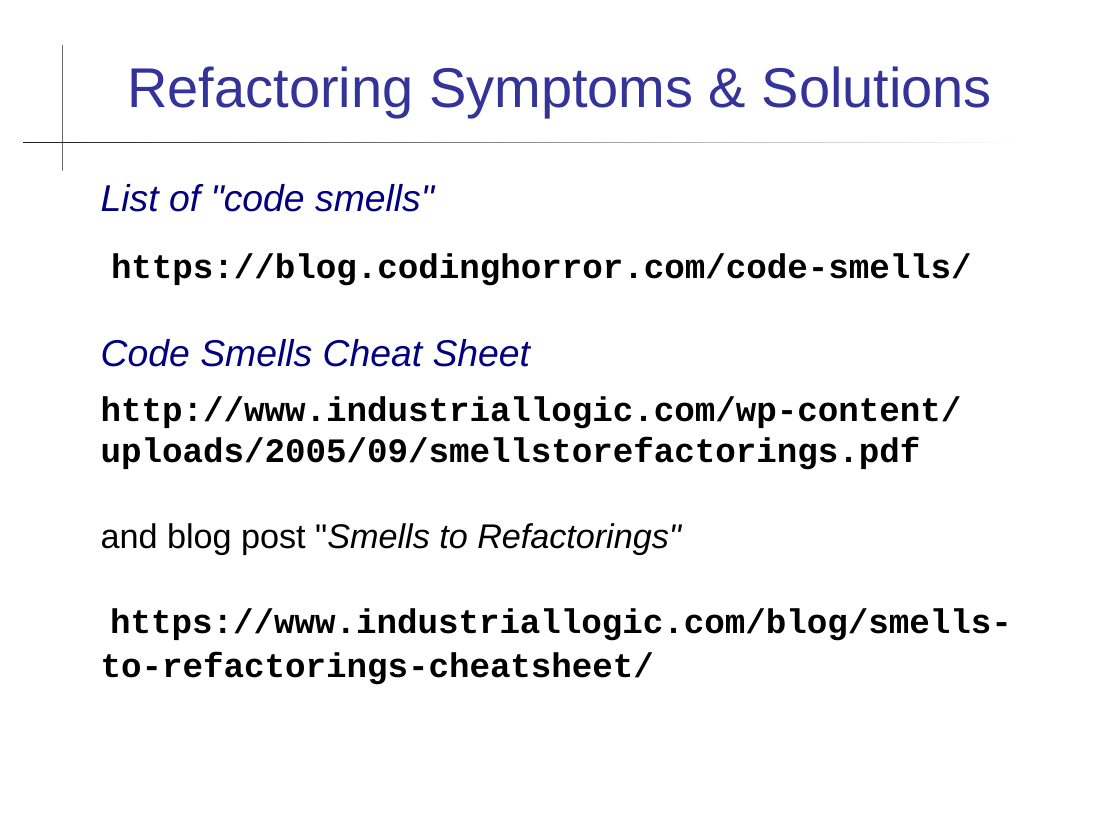
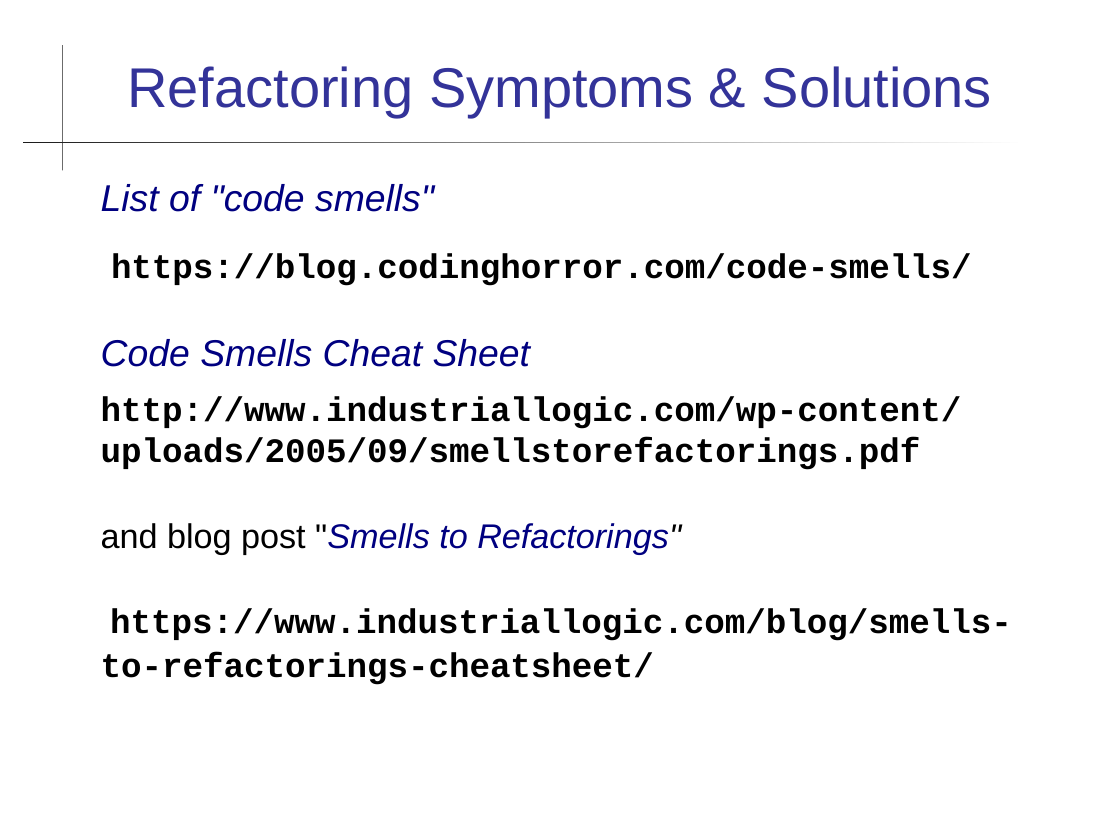
Before and after one commit to cpske/ISP, a slide deck: slide 22 of refactoring/Refactoring-Patterns.ppt. Drawn at 1120x840 pixels with LibreOffice and Linux fonts; fonts in the diff are those of the drawing. Boxes give left, top, right and bottom in pixels: in the first picture for what was removed or moved away, otherwise in the second. Text is boxed around its words. In the diff, an @@ line names an element or a change of style, - is before the commit and + after.

```diff
--- a/refactoring/Refactoring-Patterns.ppt
+++ b/refactoring/Refactoring-Patterns.ppt
@@ text at box(101, 523, 681, 554): text colour #000000 to #000080 in ""Smells to Refactorings"" @@
```
Also in this commit, not shown: 4 other slides changed, 9 other files.
